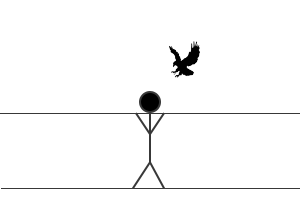
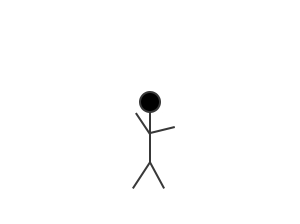
Comparing the layer stacks of the two 300 x 224 images. Changes:
hid "Layer 2" over (169, 41, 200, 78)
added layer "Shape 1" above "body pointing" over (151, 126, 175, 134)
added layer "body pointing" above "body" over (132, 112, 165, 189)
hid "body" over (132, 112, 165, 189)
hid "Lines" over (0, 113, 300, 189)
